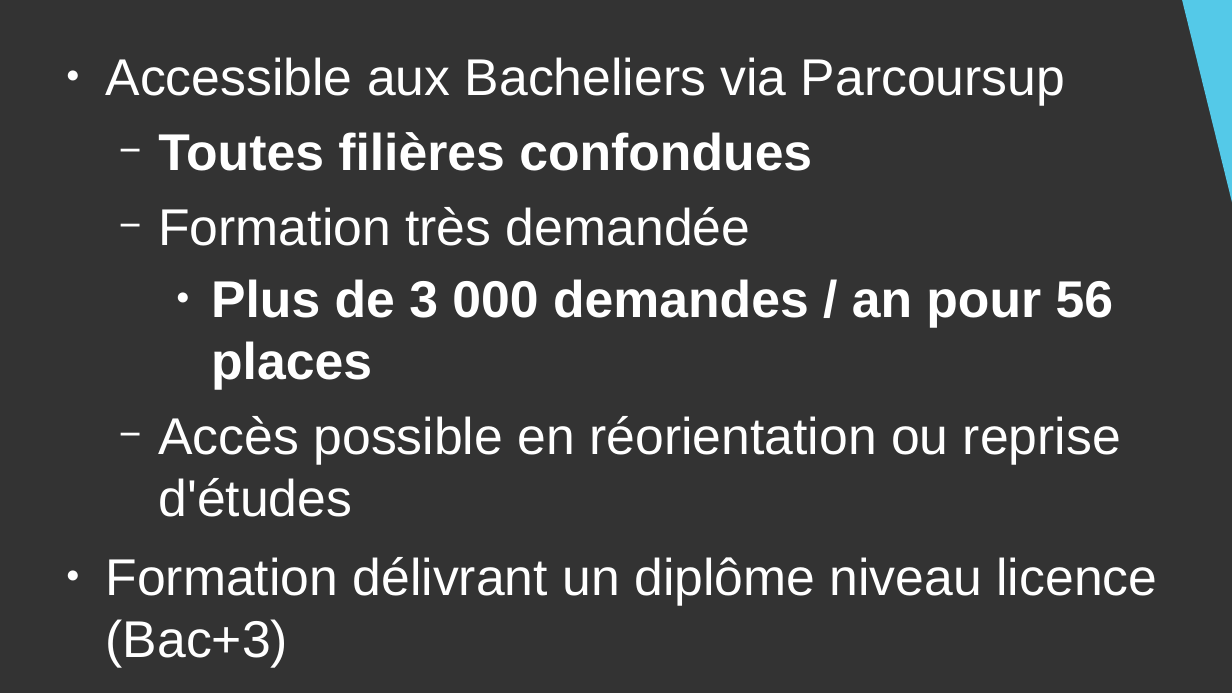
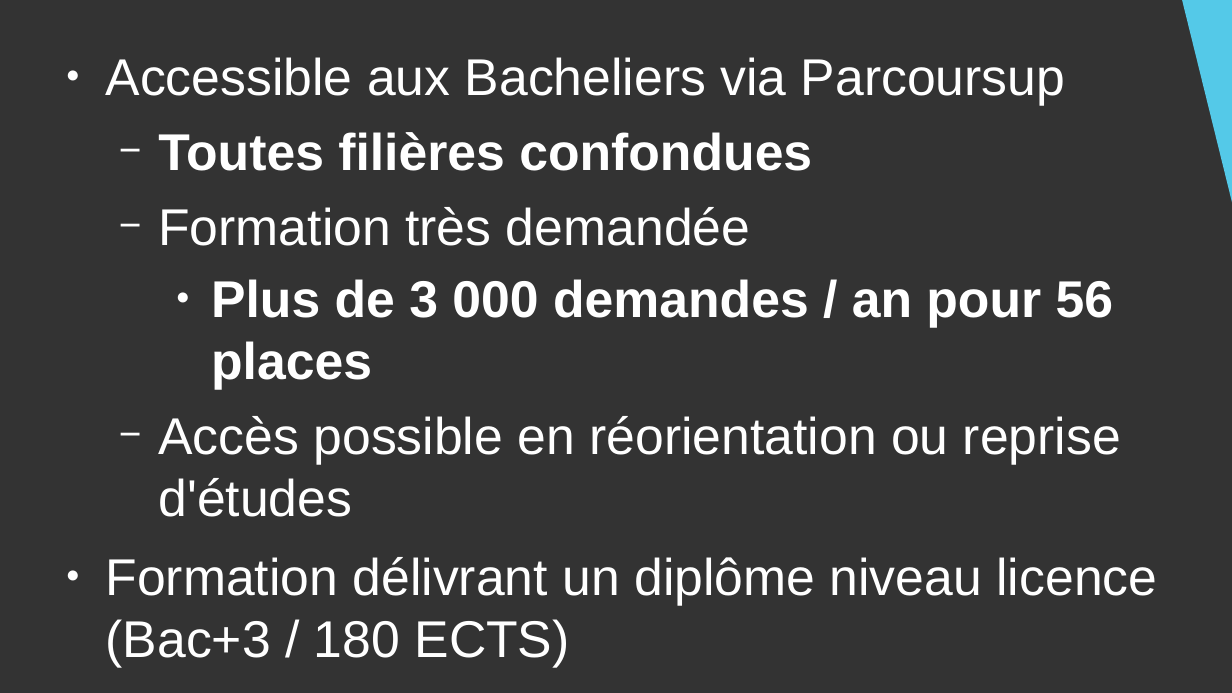
Before and after one commit to DanYellow/cours, a slide deck: slide 3 of presentation-formation-mmi/presentation.odp. Drawn at 1232x693 pixels with LibreOffice and Linux fonts; fonts in the diff are those of the drawing. Boxes give left, top, right and bottom in pixels: in the first picture for what was removed or moved away, otherwise in the second. Text is boxed around its words. In the diff, an @@ line names an element or a change of style, - is before the commit and + after.

```diff
--- a/presentation-formation-mmi/presentation.odp
+++ b/presentation-formation-mmi/presentation.odp
@@ text at (106, 557, 1157, 667): text changed @@
-● Formation délivrant un diplôme niveau licence (Bac+3)
+● Formation délivrant un diplôme niveau licence (Bac+3 / 180 ECTS)
```
Also in this commit, not shown: 6 other slides changed, 6 other files.
